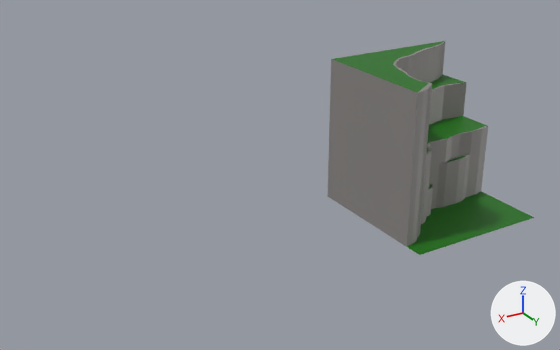
Before and after pictures for a commit that changed the FBX model Insignificance/Assets/Resources/Prefabs/Models/StairToMountain.fbx.
Both versions are drawn from a camera (50 mm lens) standing at (2.38, 3.64, 1.82) and looking at (0.15, -0.07, -0.03). The axes (+X, +Y, +Z) are drawn at lower right. The lights are the same throughout. Vertices at the same position are counted once.
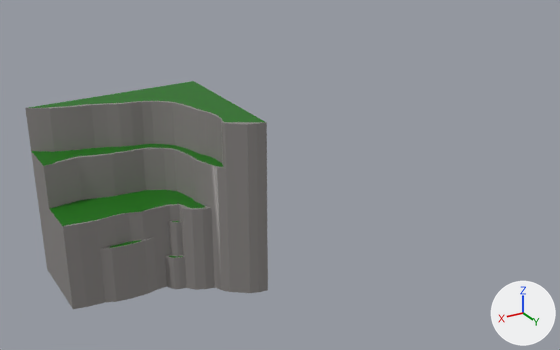
The change in detail:
me_plane_003 has 345 vertices, 157 faces and spans x -1.0..1.0, y -1.0..1.0, z -1.0..1.0.
me_plane_003 is used by ob_plane_002; location (-1.0, 0.0, 0.0); scale (0.5, 0.5, 0.5).
Verts and faces of me_plane_003; kept vertices keep their numbers, new ones are numbered from 345.
Before the commit, vertices of me_plane_003: 2 (-1.0, 1.0, -1.0) at pixel (534, 217), 3 (1.0, 1.0, -1.0) at pixel (419, 255), 7 (1.0, 0.75, -1.0) at pixel (406, 246), 11 (-1.0, 0.0, -1.0) at pixel (481, 191), 13 (-1.0, 0.5, -1.0) at pixel (506, 203).
Before the commit, vertices of me_plane_003: 15 (-1.0, 0.25, -1.0) at pixel (493, 197), 17 (-1.0, 0.75, -1.0) at pixel (520, 210), 18 (0.55, 0.47, -1.0) at pixel (419, 229), 19 (0.74, 0.65, -1.0) at pixel (417, 238), 20 (0.8, 0.7, -1.0) at pixel (416, 241).
Before the commit, vertices of me_plane_003: 21 (0.89, 0.73, -1.0) at pixel (412, 244), 22 (0.56, 0.48, -1.0) at pixel (419, 229), 23 (0.62, 0.56, -1.0) at pixel (420, 233), 24 (0.72, 0.63, -1.0) at pixel (417, 237), 38 (0.51, 0.39, -1.0).
Before the commit, vertices of me_plane_003: 39 (-0.06, 0.09, -1.0) at pixel (435, 208), 40 (-0.85, 0.03, -1.0) at pixel (475, 194), 41 (-0.66, 0.05, -1.0) at pixel (465, 197), 45 (-0.02, 0.09, -1.0) at pixel (433, 208), 48 (0.42, 0.37, -1.0) at pixel (422, 223).
Before the commit, vertices of me_plane_003: 49 (0.31, 0.32, -1.0) at pixel (425, 220), 50 (0.24, 0.23, -1.0) at pixel (425, 216), 175 (-0.17, 0.12, -1.0) at pixel (443, 207), 176 (-0.28, 0.12, -1.0) at pixel (449, 205), 177 (-0.4, 0.12, -1.0) at pixel (455, 203).
Before the commit, vertices of me_plane_003: 178 (-0.54, 0.1, -1.0) at pixel (462, 200), 179 (0.06, 0.09, -1.0), 180 (0.17, 0.21, -1.0) at pixel (429, 215), 181 (0.12, 0.19, -1.0) at pixel (430, 213), 182 (0.08, 0.15, -1.0) at pixel (430, 211).
Part 1, on me_plane_003:
Vertices deleted: 2, 3, 13, 15, 17 (with the faces that use them).
Faces deleted: (11, 40, 41, 178, 177, 176, 175, 39, 18, 22, 23, 24, 19), (18, 39, 45, 179, 182, 181, 180, 50, 49, 48, 38).
Object 'Plane.002' (ob_plane_002) moves from (-1.0, 0.0, 0.0) to (1.0, 0.0, 0.0).
Object 'Plane.002' (ob_plane_002) turns from (0, 0, 0) to (-180, 0, 0) degrees about x, y and z.
Object 'Plane.002' (ob_plane_002) is rescaled from (0.5, 0.5, 0.5) to (-0.5, -0.5, -0.5).

Boxes [x1, y1, x2, y2] around the edits, measured in the pictures (560 x 350 px):
'Plane.002', reshaped, moved, turned, rescaled: before [328, 41, 534, 255]; after [25, 81, 268, 309]
part 1 of me_plane_003, deleted (green): before [407, 191, 534, 255]
